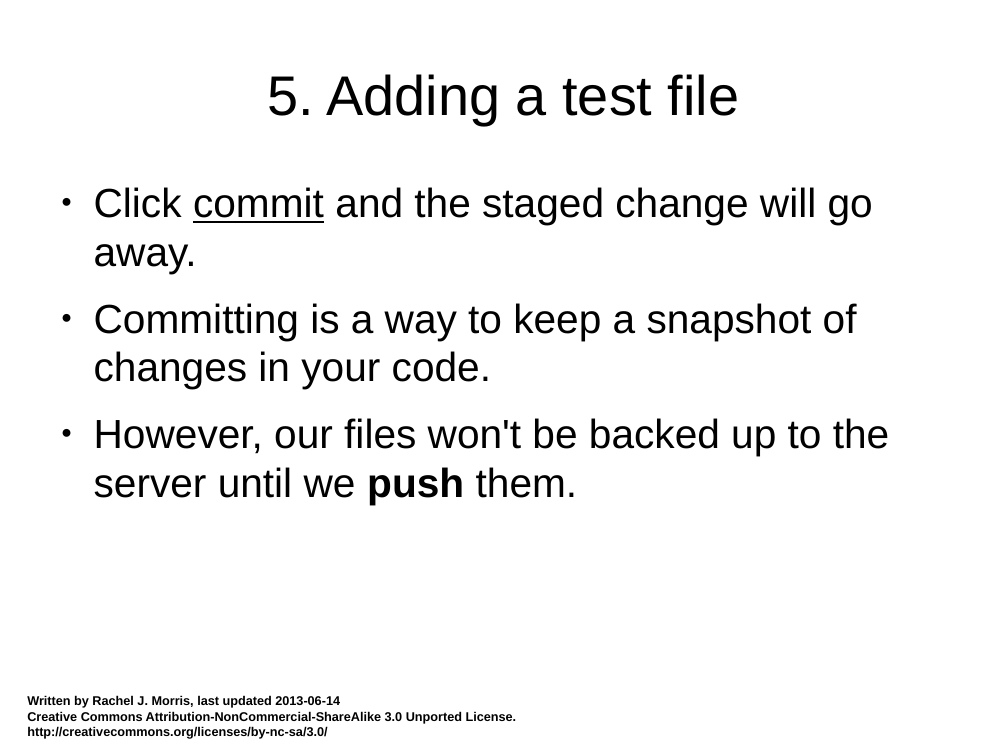
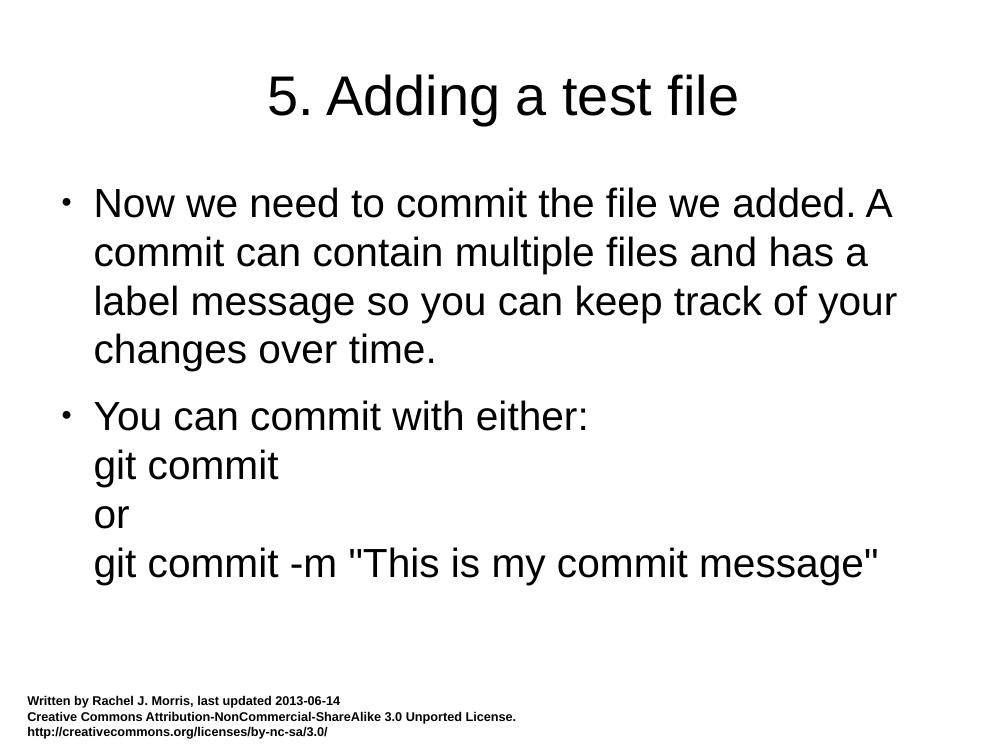
Before and after one commit to mactwist555/CPP-Course, a slide deck: slide 22 of Extra/How to use Git - GitBash.odp (slide 23 before the commit). Drawn at 1008x756 pixels with LibreOffice and Linux fonts; fonts in the diff are those of the drawing. Boxes give left, top, right and bottom in pixels: in the first picture for what was removed or moved away, otherwise in the second. Text is boxed around its words. In the diff, an @@ line names an element or a change of style, - is before the commit and + after.

```diff
--- a/Extra/How to use Git - GitBash.odp
+++ b/Extra/How to use Git - GitBash.odp
@@ text at bbox=[94, 187, 897, 584]: text changed @@
-● Click commit and the staged change will go away.
-● Committing is a way to keep a snapshot of changes in your code.
-● However, our files won't be backed up to the server until we push them.
+● Now we need to commit the file we added. A commit can contain multiple files and has a label message so you can keep track of your changes over time.
+● You can commit with either:
+  git commit
+  or
+  git commit -m "This is my commit message"
```
Also in this commit, not shown: 8 other slides changed, 6 slides added, 6 slides removed.
